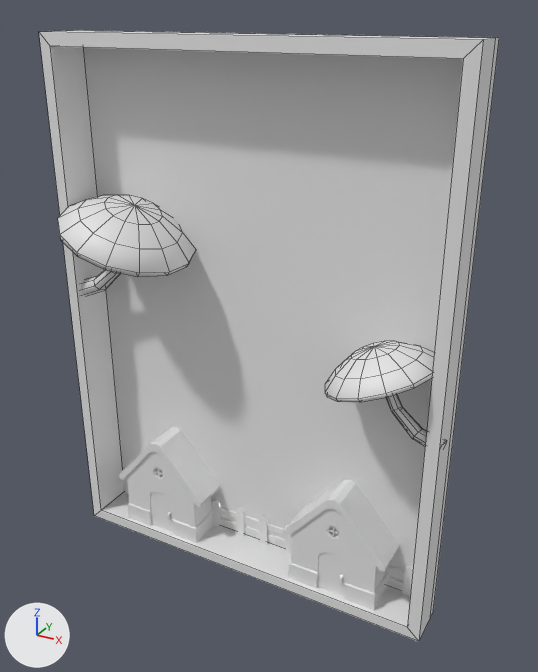
A saved change to the FBX model UnityProject/FungalPinball/Assets/Objects/flowerTownBoard.fbx.
One viewpoint serves both versions: a 50 mm camera at (9.98, -16.12, 16.57) aimed at (0.54, 1.05, 7.98). Lighting does not change. The marker at lower left points along +X, +Y and +Z. The first picture is the older version. Mesh edges are drawn as thin lines on the coarser meshes. Where no turn or scale is listed for an object, it has been applied to the vertices.

Objects in the first picture: 'blankBoard.001', 'fenceNorm.001', 'houseObject', 'houseObject.001', 'mushroomMaker', 'mushroomMaker.001' and 3 more.
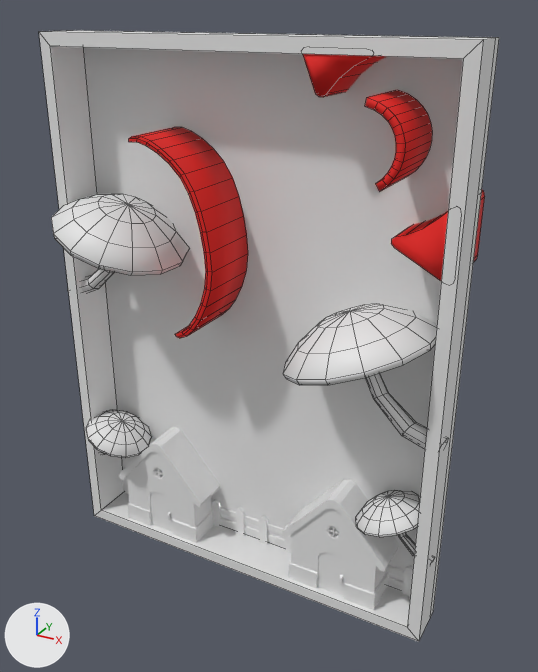
Commit message: Updated flowerTown Board

Changed parts and their boxes [x1, y1, x2, y2] in the pictures (538 x 672 px):
'mushroomMaker.001', rescaled (36% wider, 38% taller): before [325, 341, 447, 446]; after [283, 304, 449, 449]
'mushroomMaker', moved: before [57, 195, 196, 296]; after [51, 194, 189, 293]
'Circle', added (red): after [129, 127, 248, 338]
'BézierCurve', added (red): after [365, 90, 432, 192]
'mushroomMaker.002', added: after [356, 490, 435, 561]
'WallTriangle3.001', added (red): after [391, 190, 485, 281]
'mushroomMaker.003', added: after [86, 410, 152, 458]
'WallTriangle3.002', added (red): after [303, 54, 387, 97]

Edits to the bpy script that builds the scene:
```text
Add mat_material:
    mat_material = principled_material('Material')
    mat_material.base_color = (0.8, 0.0103, 0.00719)  # red #e71a14
    mat_material.roughness = 0.791
Add mat_mushroommat_001:
    mat_mushroommat_001 = principled_material('mushroomMat.001')
    mat_mushroommat_001.base_color = (0.8, 0.8, 0.8)  # white #e7e7e7
Add me_cube_010:
    me_cube_010.from_pydata(...)  # 30 vertices, 17 faces; spans x -1.18..0.4, y -1.0..1.0, z -1.24..0.6
    me_cube_010.materials.append(mat_material)  # red #e71a14
Add me_mushroommaker_003:
    me_mushroommaker_003.from_pydata(...)  # 126 vertices, 130 faces; spans x -0.04..2.27, y -1.14..1.08, z -0.14..1.76
    me_mushroommaker_003.materials.append(mat_mushroommat)  # its picture is missing
Add me_mushroommaker_005:
    me_mushroommaker_005.from_pydata(...)  # 126 vertices, 130 faces; spans x -2.27..0.04, y -1.08..1.14, z -0.14..1.76
    me_mushroommaker_005.materials.append(mat_mushroommat_001)  # its picture is missing
Add me_mesh:
    me_mesh.from_pydata(...)  # 52 vertices, 50 faces; spans x -0.6..0.36, y -0.94..0.94, z -1.04..0.94
    me_mesh.materials.append(mat_material)  # red #e71a14
Add me_circle:
    me_circle.from_pydata(...)  # 102 vertices, 100 faces; spans x -0.66..1.79, y -1.58..0.31, z -2.7..2.75
    me_circle.materials.append(mat_material)  # red #e71a14
Add me_cube_011:
    me_cube_011.from_pydata(...)  # 28 vertices, 16 faces; spans x -0.88..0.88, y -1.0..1.0, z -0.42..0.64
    me_cube_011.materials.append(mat_material)  # red #e71a14
Change ob_mushroommaker_001:
    ob_mushroommaker_001.scale: (4.04, 4.04, 4.04) -> (5.47, 5.47, 5.47)
Change ob_mushroommaker:
    ob_mushroommaker.location: (-5.87, 0.38, 8.49) -> (-6.1, 0.38, 8.49)
Add ob_walltriangle3_001:
    ob_walltriangle3_001 = bpy.data.objects.new('WallTriangle3.001', me_cube_010)
    ob_walltriangle3_001.location = (5.54, 1.02, 12.0)
Add ob_mushroommaker_003:
    ob_mushroommaker_003 = bpy.data.objects.new('mushroomMaker.003', me_mushroommaker_003)
    ob_mushroommaker_003.location = (-6.04, 0.38, 2.43)
Add ob_mushroommaker_002:
    ob_mushroommaker_002 = bpy.data.objects.new('mushroomMaker.002', me_mushroommaker_005)
    ob_mushroommaker_002.location = (5.99, 0.59, 2.43)
Add ob_béziercurve:
    ob_béziercurve = bpy.data.objects.new('BézierCurve', me_mesh)
    ob_béziercurve.location = (4.37, 0.37, 13.9)
Add ob_circle:
    ob_circle = bpy.data.objects.new('Circle', me_circle)
    ob_circle.location = (-2.06, 1.01, 10.81)
Add ob_walltriangle3_002:
    ob_walltriangle3_002 = bpy.data.objects.new('WallTriangle3.002', me_cube_011)
    ob_walltriangle3_002.location = (2.81, 1.02, 15.14)
```
